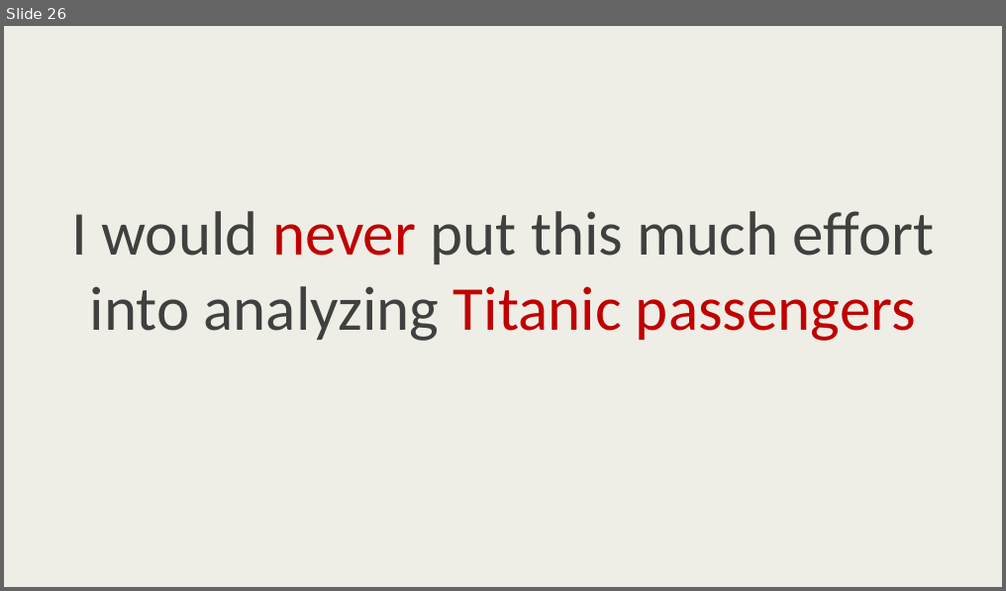
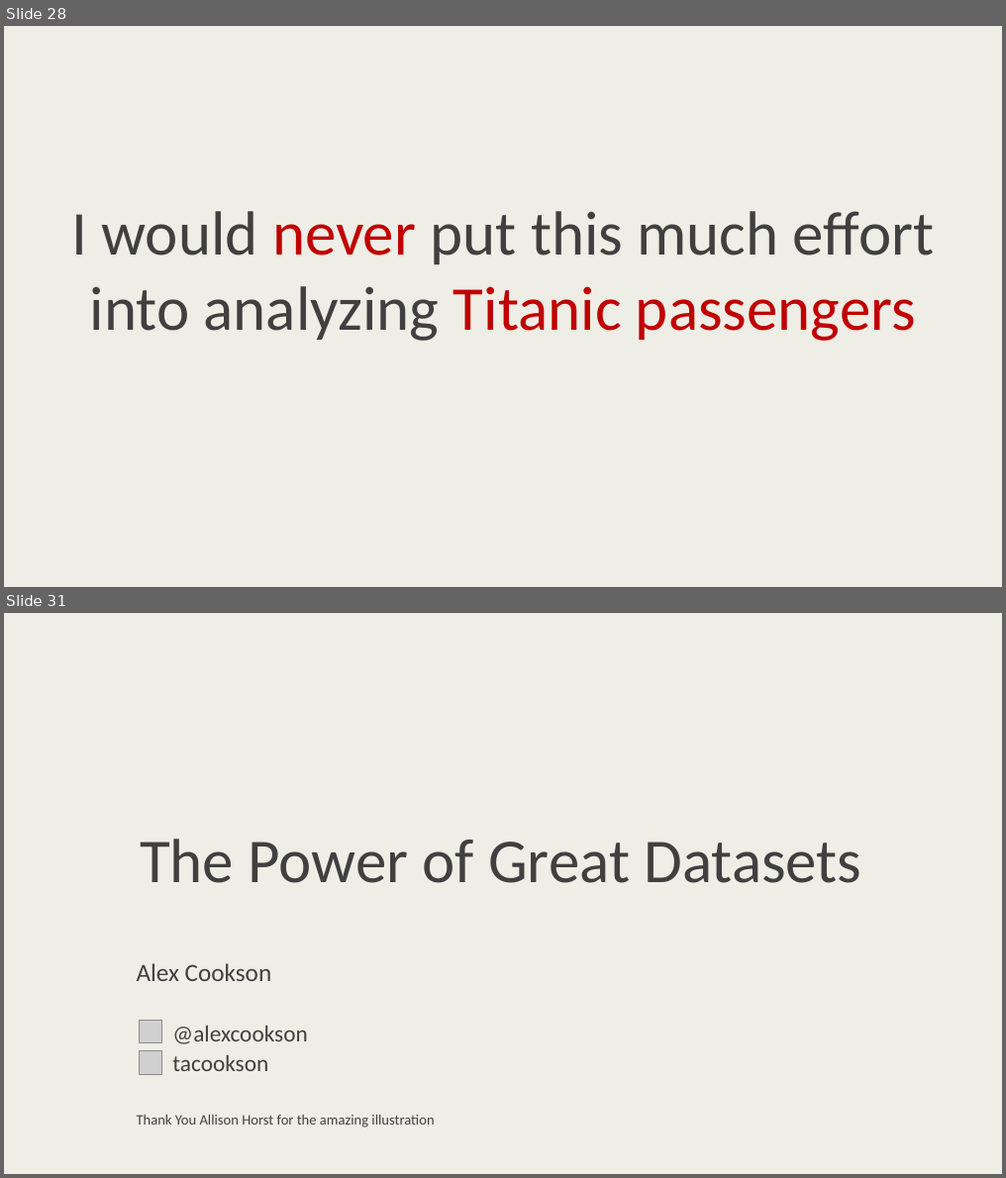
Before and after one commit to tacookson/power-of-great-datasets, a slide deck: The Power of Great Datasets (PPT).pptx. Shown one above the other, each under a label of ours: slide 26 before the commit, slides 28 and 31 after it; the slides between them are not shown. The pictures are 1006x591 and 1006x1178 pixels, drawn with LibreOffice and Linux fonts; fonts in the diff are those of the drawing; grey boxes stand for pictures; background and template pictures are left out. Boxes give left, top, right and bottom in pixels: in the first picture for what was removed or moved away, otherwise in the second. Text is boxed around its words. In the diff, an @@ line names an element or a change of style, - is before the commit and + after.

```diff
--- a/The Power of Great Datasets (PPT).pptx
+++ b/The Power of Great Datasets (PPT).pptx
@@ slide 31 added at [4,613,1002,1174], background #EEEEE6 @@
@@ title added at [140,839,861,883], 60 pt, text #404040 @@
+The Power of Great Datasets
@@ subtitle added at [137,963,434,1128], 13.9 pt, text #404040 @@
+Alex Cookson
+@alexcookson
+tacookson
+Thank You Allison Horst for the amazing illustration
@@ picture added at [139,1020,162,1044] @@
@@ picture added at [139,1051,162,1074] @@
@@ what was slide 26 is now slide 28 @@
```
Also in this commit, not shown: 5 slides changed, 2 other slides added, 1 slide removed, 2 other files.
